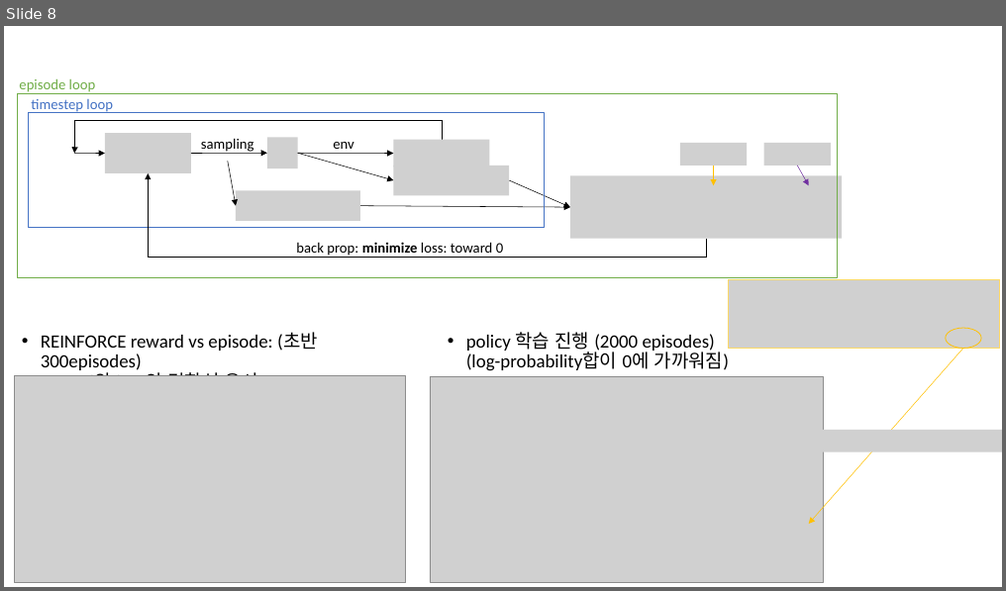
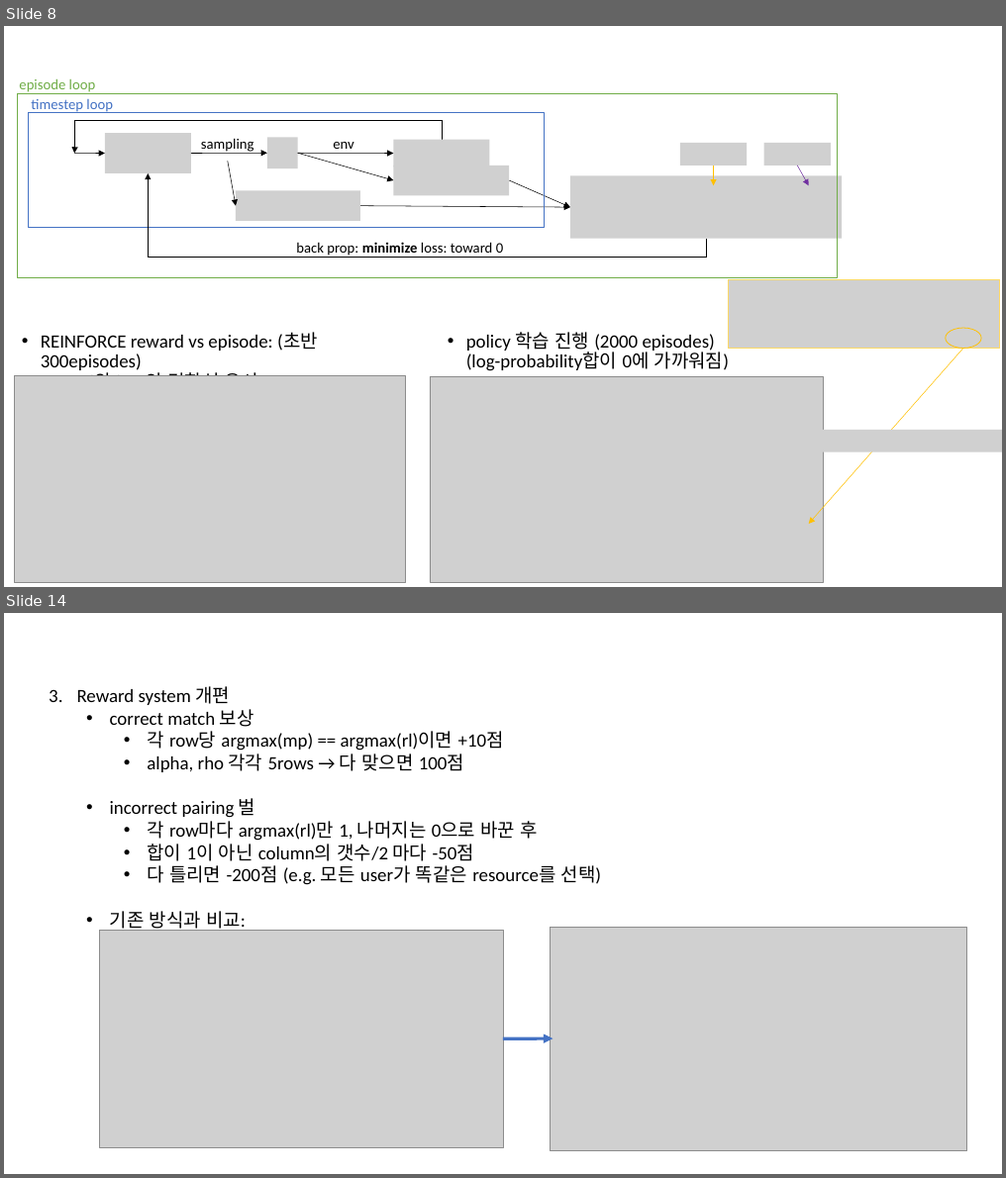
Before and after one commit to ihatesummer/bipartite_maxsum, a slide deck: memo.pptx. Shown one above the other, each under a label of ours: slide 8 before the commit, slides 8 and 14 after it; the slides between them are not shown. The pictures are 1006x591 and 1006x1178 pixels, drawn with LibreOffice and Linux fonts; fonts in the diff are those of the drawing; grey boxes stand for pictures. Boxes give left, top, right and bottom in pixels: in the first picture for what was removed or moved away, otherwise in the second. Text is boxed around its words. In the diff, an @@ line names an element or a change of style, - is before the commit and + after.

```diff
--- a/memo.pptx
+++ b/memo.pptx
@@ slide 14 added at (4, 613, 1002, 1174), background #FFFFFF @@
@@ text added at (77, 686, 601, 932), 18 pt, text #000000 @@
+  1. .
+  2. .
+  3. Reward system 개편
+    • correct match 보상
+      • 각 row당 argmax(mp) == argmax(rl)이면 +10점
+      • alpha, rho 각각 5rows → 다 맞으면 100점
+    • incorrect pairing 벌
+      • 각 row마다 argmax(rl)만 1, 나머지는 0으로 바꾼 후
+      • 합이 1이 아닌 column의 갯수/2 마다 -50점
+      • 다 틀리면 -200점 (e.g. 모든 user가 똑같은 resource를 선택)
+    • 기존 방식과 비교:
@@ picture added at (99, 931, 503, 1149) @@
@@ picture added at (550, 927, 967, 1152) @@
@@ arrow added from (503, 1039) to (552, 1039), #4472C4 3 pt @@
```
Also in this commit, not shown: 3 slides changed, 8 other slides added, 17 other files.
